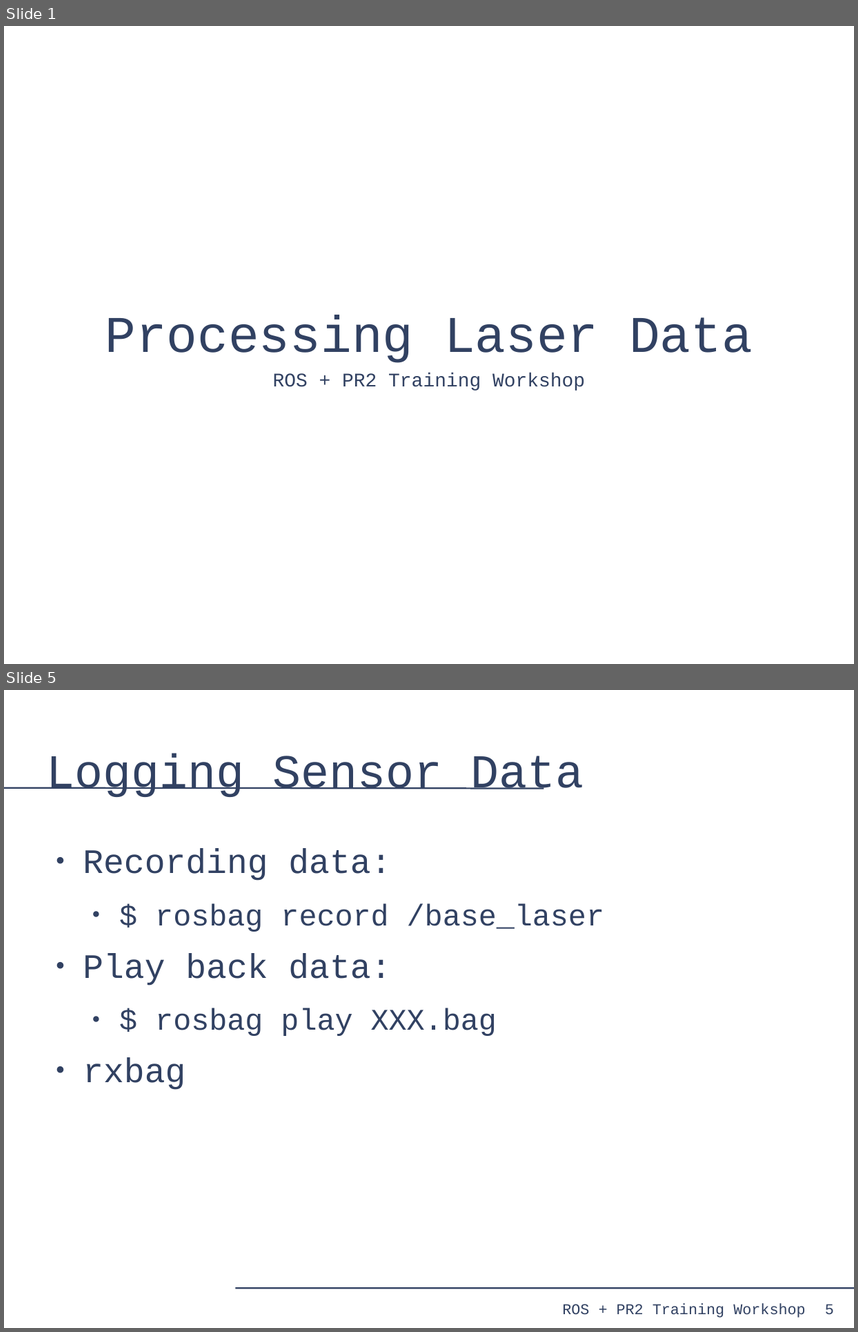
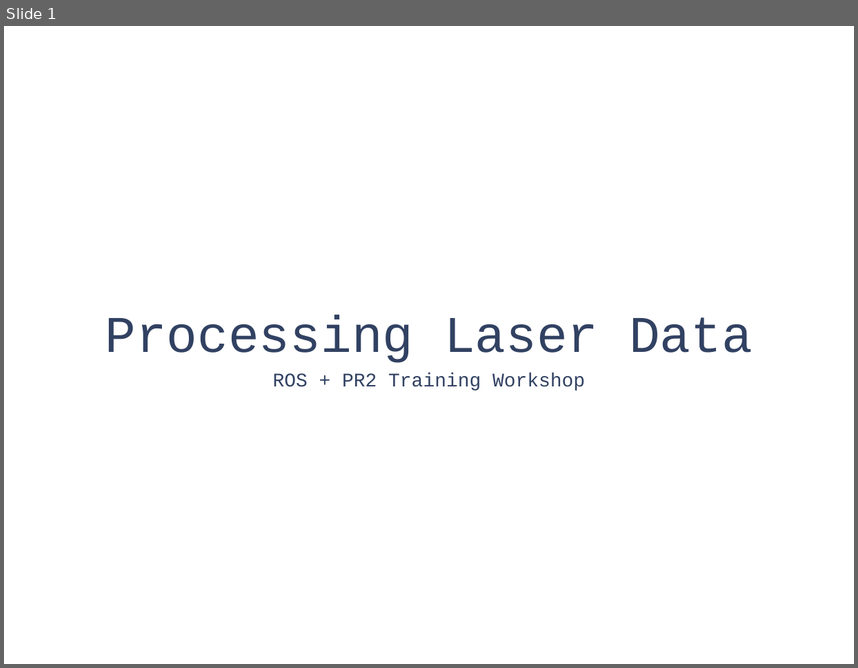
Before and after one commit to PR2/pr2_docs, a slide deck: pr2_training_workshop/processing_laser_data/slides.odp. Shown one above the other, each under a label of ours: slides 1 and 5 before the commit, slide 1 after it; the slides between them are not shown. The pictures are 858x1332 and 858x668 pixels, drawn with LibreOffice and Linux fonts; fonts in the diff are those of the drawing. Boxes give left, top, right and bottom in pixels: in the first picture for what was removed or moved away, otherwise in the second. Text is boxed around its words. In the diff, an @@ line names an element or a change of style, - is before the commit and + after.

```diff
--- a/pr2_training_workshop/processing_laser_data/slides.odp
+++ b/pr2_training_workshop/processing_laser_data/slides.odp
@@ slide 5 removed at bbox=[4, 690, 854, 1328], background #FFFFFF @@
@@ title removed at bbox=[47, 753, 584, 797] @@
-Logging Sensor Data
@@ line removed from (4, 788) to (544, 788) @@
@@ text removed at bbox=[83, 849, 604, 1090] @@
-● Recording data:
-  ● $ rosbag record /base_laser
-● Play back data:
-  ● $ rosbag play XXX.bag
-● rxbag
@@ line removed from (235, 1288) to (854, 1288) @@
@@ text removed at bbox=[562, 1303, 805, 1317] @@
-ROS + PR2 Training Workshop
@@ page number removed at bbox=[825, 1303, 834, 1314] @@
-5
```
Also in this commit, not shown: 13 slides changed, 4 slides added.
